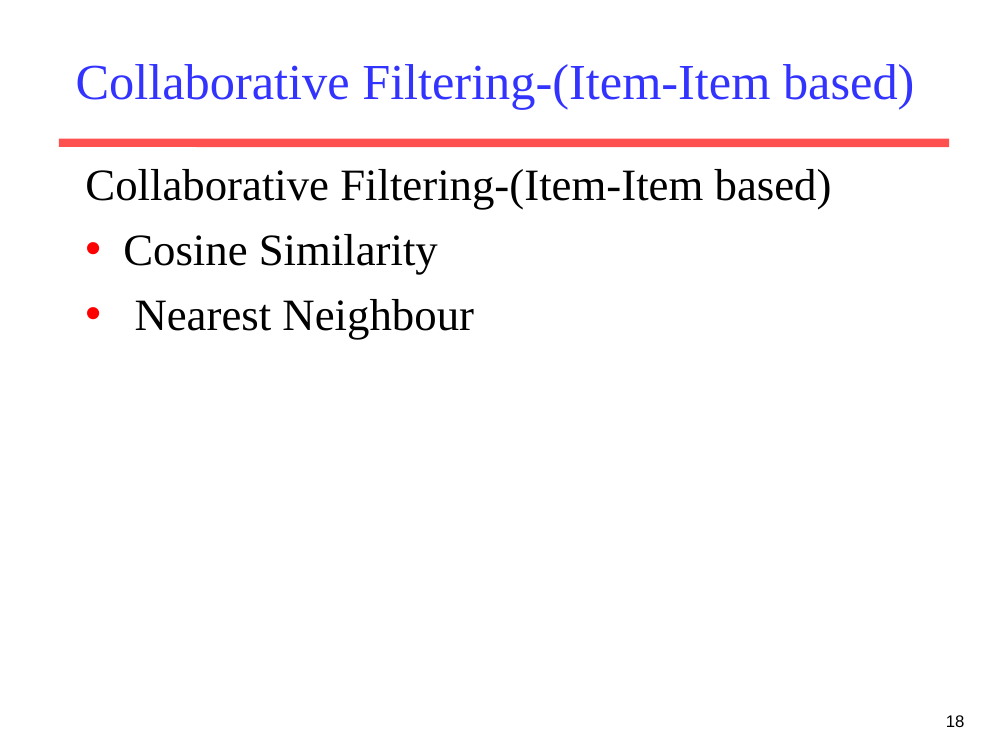
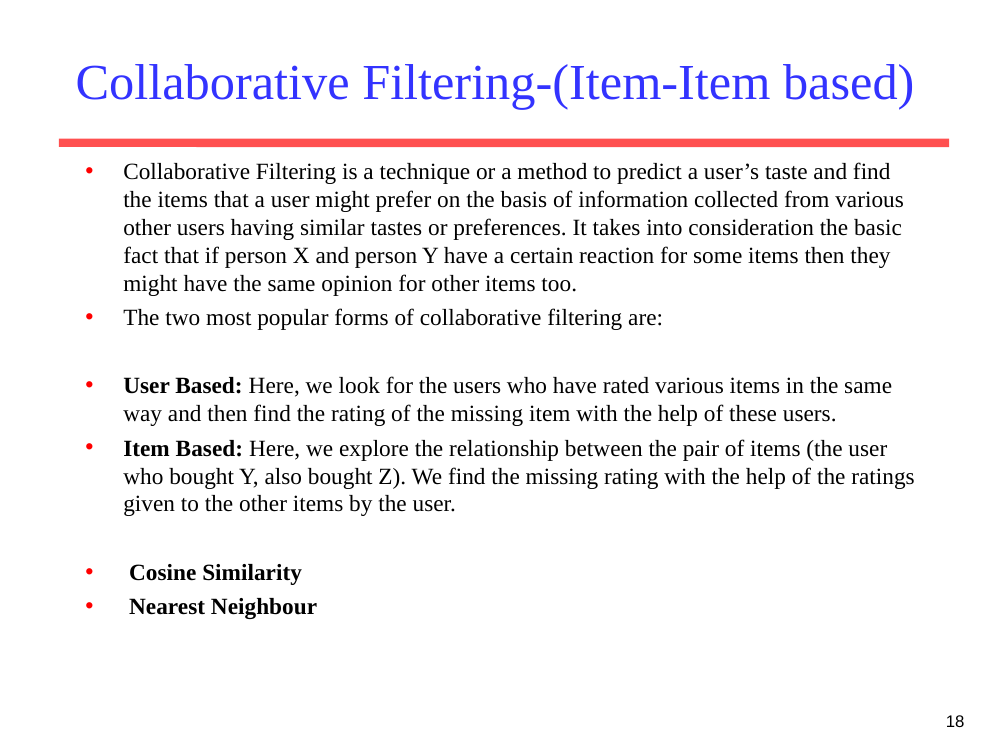
Before and after one commit to Abhishek709mis/Book-recommadation-System, a slide deck: slide 18 of Book recommendation system.ppt. Drawn at 1008x756 pixels with LibreOffice and Linux fonts; fonts in the diff are those of the drawing. Boxes give left, top, right and bottom in pixels: in the first picture for what was removed or moved away, otherwise in the second. Text is boxed around its words. In the diff, an @@ line names an element or a change of style, - is before the commit and + after.

```diff
--- a/Book recommendation system.ppt
+++ b/Book recommendation system.ppt
@@ text at box(123, 162, 914, 516): text changed; size 32 to 16.6 pt @@
-Collaborative Filtering-(Item-Item based)
+• Collaborative Filtering is a technique or a method to predict a user’s taste and find the items that a user might prefer on the basis of information collected from various other users having similar tastes or preferences. It takes into consideration the basic fact that if person X and person Y have a certain reaction for some items then they might have the same opinion for other items too.
+• The two most popular forms of collaborative filtering are:
+• User Based: Here, we look for the users who have rated various items in the same way and then find the rating of the missing item with the help of these users.
+• Item Based: Here, we explore the relationship between the pair of items (the user who bought Y, also bought Z). We find the missing rating with the help of the ratings given to the other items by the user.
@@ text at box(129, 564, 317, 619): size 32 to 16.6 pt, bold on in "Cosine Similarity", "Nearest Neighbour"; less space between paragraphs @@
```
Also in this commit, not shown: 2 other slides changed.
